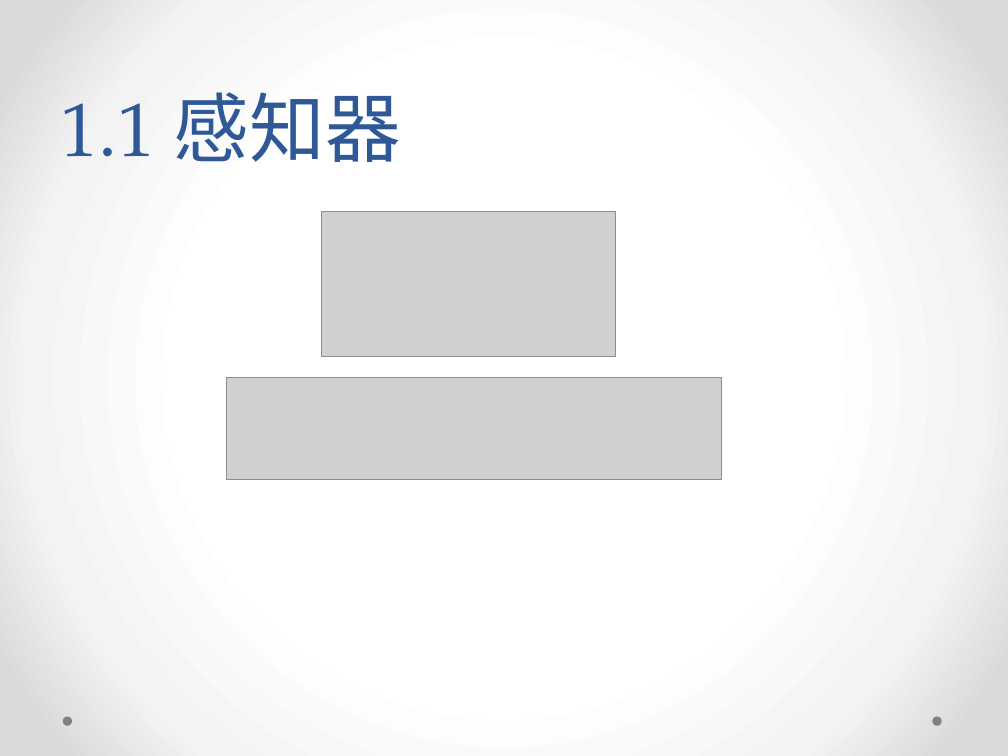
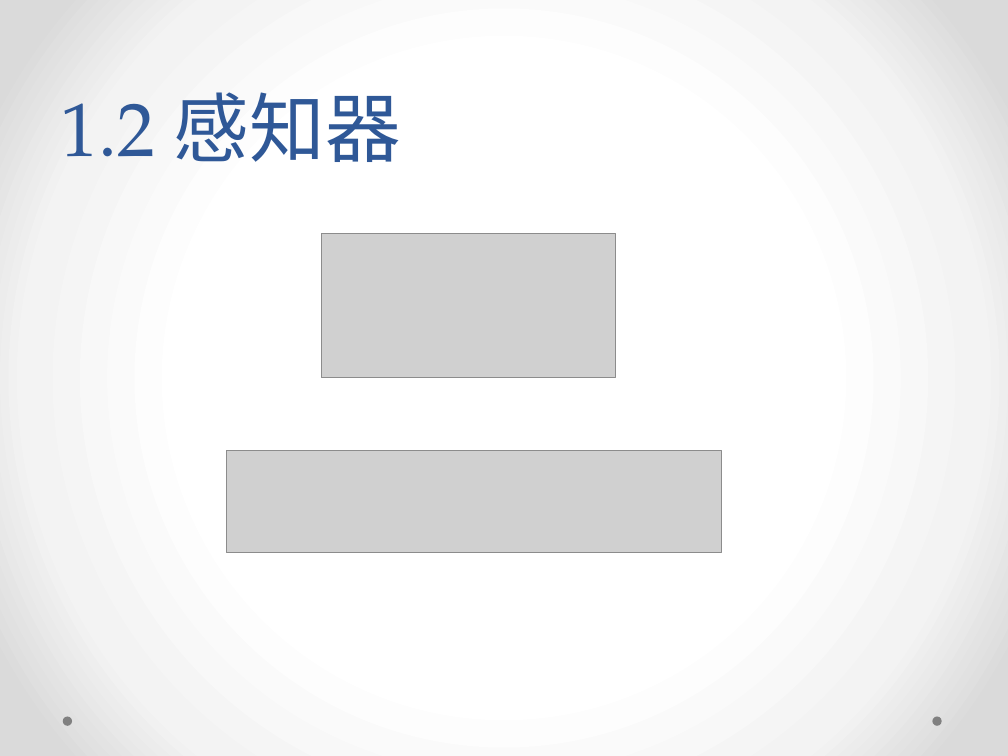
Before and after one commit to yish0000/neuralnetwork, a slide deck: slide 5 of 深度学习数学原理初探.pptx (slide 4 before the commit). Drawn at 1008x756 pixels with LibreOffice and Linux fonts; fonts in the diff are those of the drawing; grey boxes stand for pictures; background and template pictures are left out. Boxes give left, top, right and bottom in pixels: in the first picture for what was removed or moved away, otherwise in the second. Text is boxed around its words. In the diff, an @@ line names an element or a change of style, - is before the commit and + after.

```diff
--- a/深度学习数学原理初探.pptx
+++ b/深度学习数学原理初探.pptx
@@ title at (x1=60, y1=92, x2=401, y2=162): text changed @@
-1.1 感知器
+1.2 感知器
@@ picture moved from (x1=322, y1=212, x2=616, y2=357) to (x1=322, y1=233, x2=616, y2=378) @@
@@ picture moved from (x1=226, y1=378, x2=722, y2=480) to (x1=226, y1=451, x2=722, y2=552) @@
```
Also in this commit, not shown: 11 other slides changed, 3 slides added.
